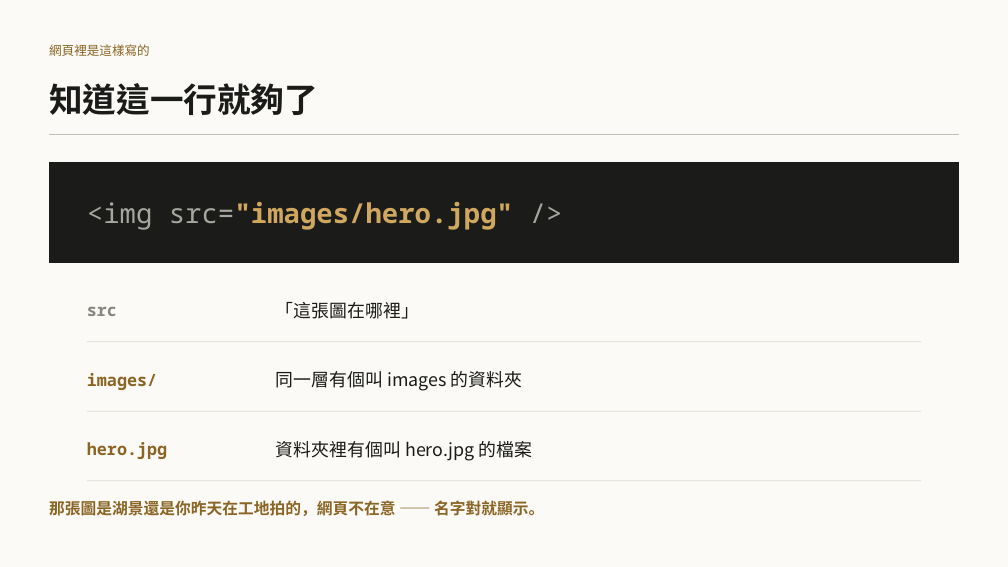
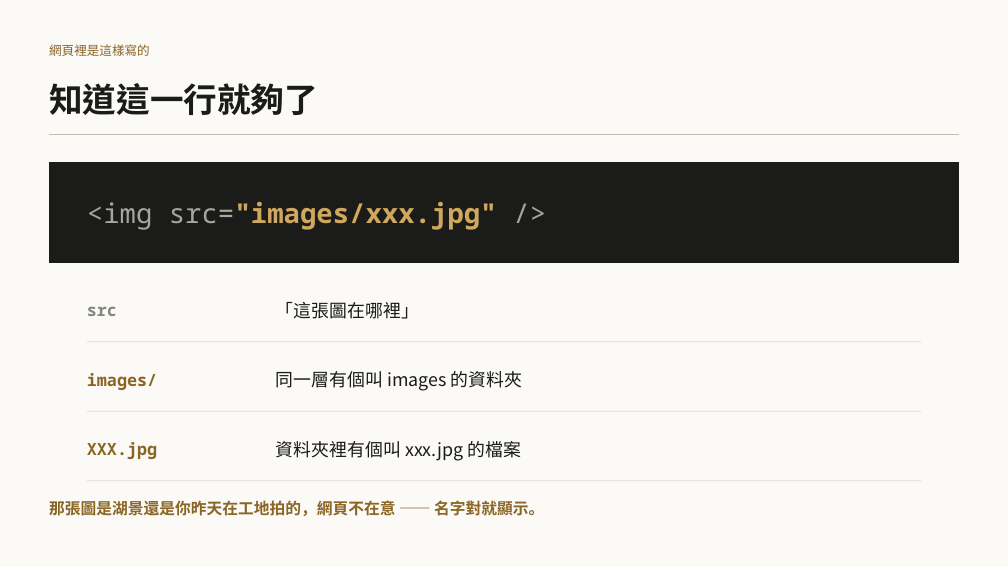
Before and after one commit to b39070566/architectureAiClass, a slide deck: slide 22 of slides/vibe-coding-workshop.pptx (slide 16 before the commit). Drawn at 1008x567 pixels with LibreOffice and Linux fonts; fonts in the diff are those of the drawing. Boxes give left, top, right and bottom in pixels: in the first picture for what was removed or moved away, otherwise in the second. Text is boxed around its words. In the diff, an @@ line names an element or a change of style, - is before the commit and + after.

```diff
--- a/slides/vibe-coding-workshop.pptx
+++ b/slides/vibe-coding-workshop.pptx
@@ text at <box>87,202,497,230</box>: text changed @@
-<img src="images/hero.jpg" />
+<img src="images/xxx.jpg" />
@@ text at <box>87,442,157,459</box>: text changed @@
-hero.jpg
+XXX.jpg
@@ text at <box>276,441,521,461</box>: text changed @@
-資料夾裡有個叫 hero.jpg 的檔案
+資料夾裡有個叫 xxx.jpg 的檔案
```
Also in this commit, not shown: 9 other slides changed, 26 slides added, 18 other files.
